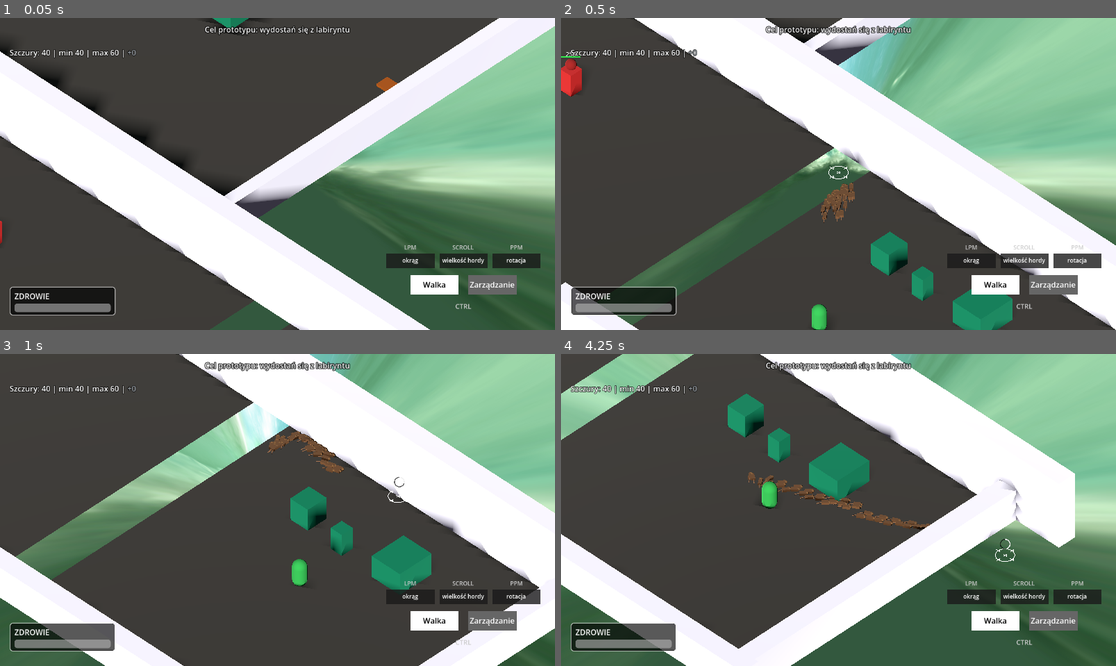
Above: before the commit, frames 1-4 (two rows, left to right).
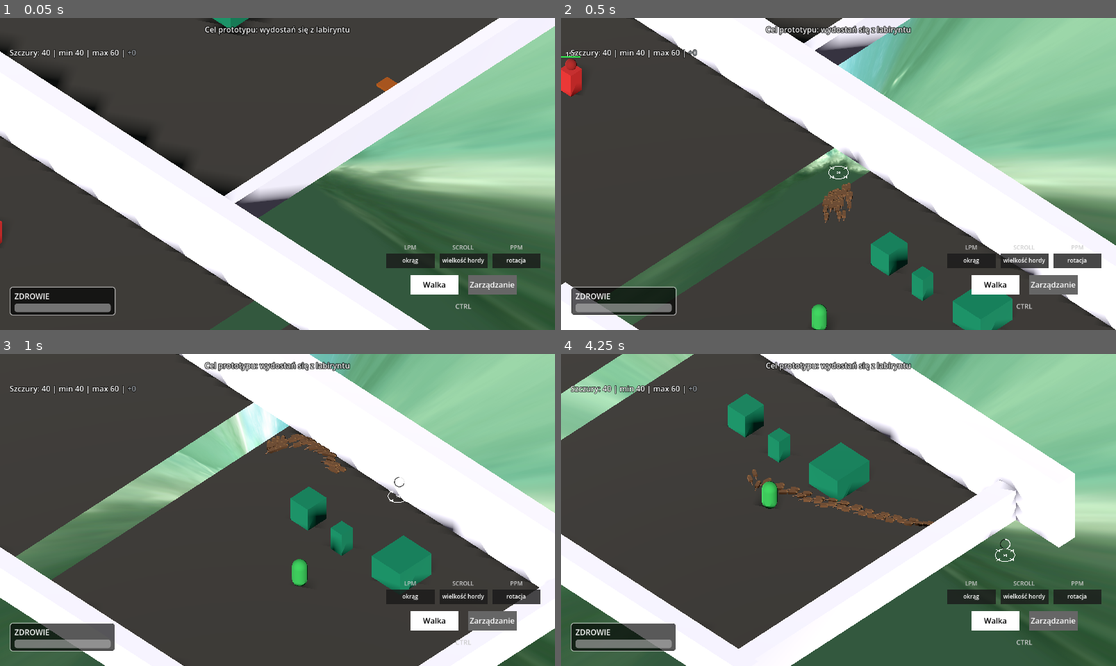
Above: after the commit, the same moments.

Repository: VirtuaIL/ZTGK-Prototyp
Game: Godot game, scene res://scenes/main.tscn
Same seed, same stepped clock (60 frames per second), same inputs: the game is played once before the commit and once after it.
Inputs (mouse positions are in pixels of both pictures, inside the frame that each line leads up to):
- Up to frame 1 (0.05 s): no input
- Up to frame 2 (0.5 s): no input
- Up to frame 3 (1 s): tap Enter at 0.5 s; move the mouse to (399, 494) at 0.52 s; hold D (move_right) from 0.53 s (still down); hold Space (recall_rats) from 0.53 s (still down); click (399, 494) at 0.67 s
- Up to frame 4 (4.25 s): release D (move_right) at 1.25 s; release Space (recall_rats) at 1.25 s; drag from (727, 525) to (810, 572) at 1.27 s; move the mouse to (894, 441) at 2.02 s; hold D (move_right) 2.03-2.75 s; hold Space (recall_rats) 2.03-2.75 s; drag from (810, 572) to (672, 463) at 2.77 s; move the mouse to (1005, 556) at 3.52 s; hold A (move_left) from 3.53 s (still down); hold Space (recall_rats) from 3.53 s (still down)

Frame 1 is identical in both runs. In frame 2, 0.3% of the frame differs, in the area x 0-53%, y 10-66%; in frame 3, 0.3%; in frame 4, 0.8%, in the area x 33-68%, y 36-57%.

Commit message:
fix the problem with collision mask after the fix of the bridge and strucutre on the floor problem

Diff:
--- a/scripts/box.gd
+++ b/scripts/box.gd
@@ -17,7 +17,7 @@
 
 func _ready() -> void:
 	collision_layer = 4 # Layer 3: Movable
-	collision_mask = 31  # Floor (1) + Player (2) + Movable (4) + Walls (8) + Barrier (16)
+	collision_mask = 31 | (1 << 8)  # Floor (1) + Player (2) + Movable (4) + Walls (8) + Barrier (16) + RatStructures (9)
 	_spawn_position = global_position
 
 
--- a/scripts/enemy.gd
+++ b/scripts/enemy.gd
@@ -3,13 +3,13 @@
 enum AIState { WANDER, CHASE, ATTACK, DEAD, PASSIVE }
 
 # ── Health ──
-@export var max_health: float = 250.0
+@export var max_health: float = 150.0
 @export var respawn_time: float = 3.0
 var health: float = max_health
 
 # ── Movement ──
-@export var move_speed: float = 2.5
-@export var chase_speed: float = 5.0
+@export var move_speed: float = 1.8
+@export var chase_speed: float = 3.2
 @export var rotation_speed: float = 8.0
 
 # ── Detection & combat ──
@@ -52,6 +52,7 @@
 	add_to_group("enemies")
 	# Decouple from parent's non-uniform transform so move_and_slide works
 	top_level = true
+	collision_mask = collision_mask | (1 << 8) # Include RatStructures (9)
 	_spawn_transform = global_transform
 	_collision_layer_saved = collision_layer
 	_collision_mask_saved = collision_mask
@@ -281,7 +282,7 @@
 		var dir := (global_position - hit_pos)
 		dir.y = 0.0
 		if dir.length() > 0.01:
-			_knockback += dir.normalized() * 18.0
+			_knockback += dir.normalized() * 10.0
 
 	# Being hit by rats? Chase that player!
 	if ai_state == AIState.WANDER:
--- a/scripts/hitscan_turret.gd
+++ b/scripts/hitscan_turret.gd
@@ -23,7 +23,7 @@
 
 func _ready() -> void:
 	collision_layer = 4 # Layer 3: Movable
-	collision_mask = 31  # Floor (1) + Player (2) + Movable (4) + Walls (8) + Barrier (16)
+	collision_mask = 31 | (1 << 8)  # Floor (1) + Player (2) + Movable (4) + Walls (8) + Barrier (16) + RatStructures (9)
 	_spawn_position = global_position
 	# Find the player in the scene
 	var players = get_tree().get_nodes_in_group("player")
--- a/scripts/rat.gd
+++ b/scripts/rat.gd
@@ -82,7 +82,7 @@
 
 	# Layer 1 = Floor, Layer 2 = Player, Layer 3 = Movable Objects, Layer 4 = Walls
 	collision_layer = 0 # Rats don't need to be hit by anything except maybe projectiles
-	collision_mask = 9  # Collide with Floor (1) and Walls (8) by default
+	collision_mask = 9 | (1 << 8)  # Floor (1) + Walls (8) + RatStructures (9)
 
 	floor_snap_length = 0.5
 	floor_max_angle = deg_to_rad(45.0)
@@ -513,7 +513,7 @@
 	var origin := pos + Vector3.UP * 0.3
 	var end := pos + Vector3.DOWN * (max_drop + 0.8)
 	var query := PhysicsRayQueryParameters3D.create(origin, end)
-	query.collision_mask = 1 # Floor
+	query.collision_mask = 1 | (1 << 8) # Floor + RatStructures
 	query.exclude = [self]
 	var hit := ss.intersect_ray(query)
 	if not hit:
--- a/scripts/turret.gd
+++ b/scripts/turret.gd
@@ -25,7 +25,7 @@
 
 func _ready() -> void:
 	collision_layer = 4 # Layer 3: Movable
-	collision_mask = 31  # Floor (1) + Player (2) + Movable (4) + Walls (8) + Barrier (16)
+	collision_mask = 31 | (1 << 8)  # Floor (1) + Player (2) + Movable (4) + Walls (8) + Barrier (16) + RatStructures (9)
 	_spawn_position = global_position
 	# Find the player in the scene
 	var players = get_tree().get_nodes_in_group("player")
